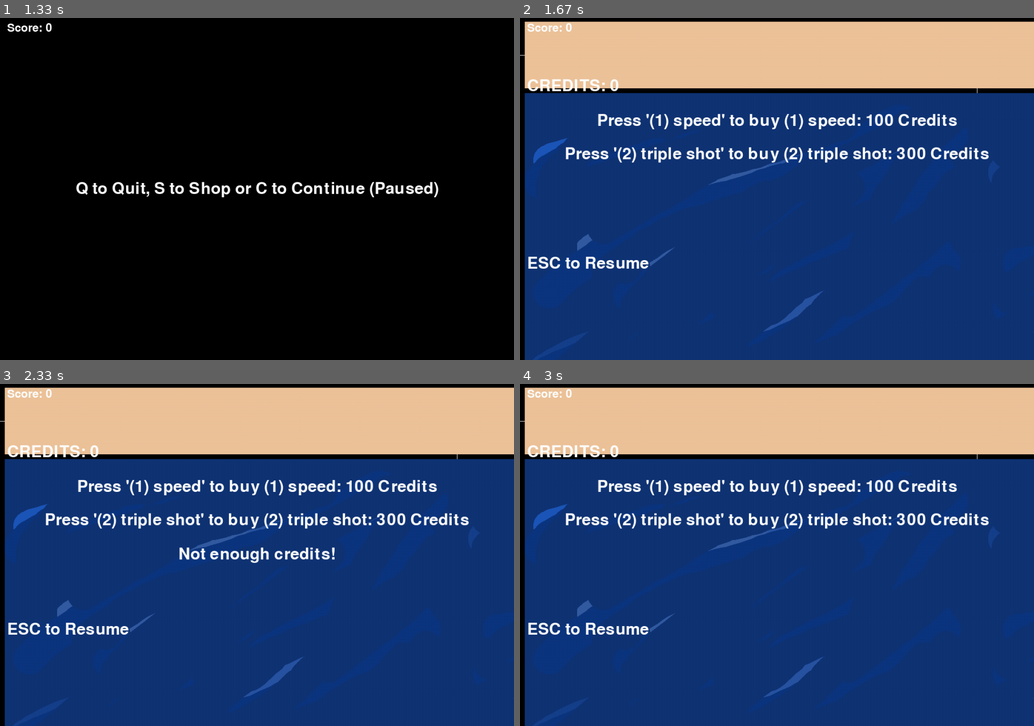
Above: before the commit, frames 1-4 (two rows, left to right).
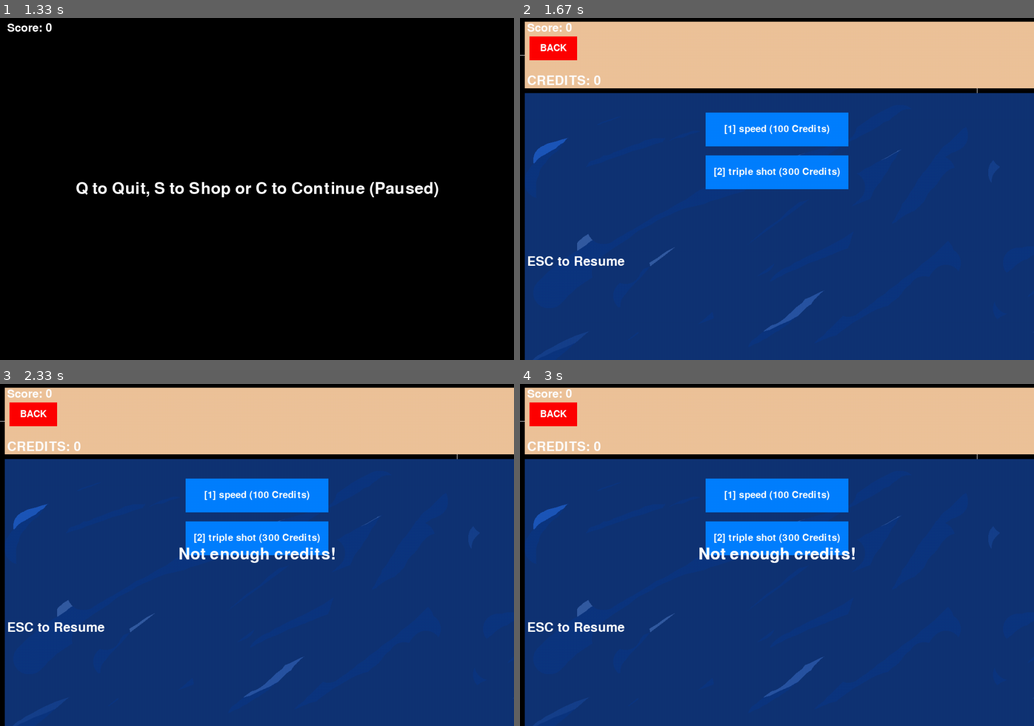
Above: after the commit, the same moments.

Repository: EvoGitH/Pygame-Space-Invader
Game: pygame game, started from Space-Invader-Game.py
Two runs of this game, one before a commit and one after it. Both use one fixed random seed, a clock stepped at 60 frames per second and the inputs below.
Inputs:
- Up to frame 1 (1.33 s): hold Esc 0.33-0.8 s; hold Right 0.33-0.8 s
- Up to frame 2 (1.67 s): tap S at 1.33 s
- Up to frame 3 (2.33 s): tap 1 at 1.67 s
- Up to frame 4 (3 s): no input

Frame 1 is identical in both runs. In frame 2, 9.1% of the frame differs, in the area x 1-92%, y 5-74%; in frame 3, 8.9%; in frame 4, 9.4%.

Commit message:
Update Space-Invader-Game.py
Updated the player shop so now it has BUTTONS, interactive ones, where you can use mouse to clicky click it.

YAAAAAY

meaning I had to expand the shop class functions a bit to hold in those buttons.

Diff:
--- a/Space-Invader-Game.py
+++ b/Space-Invader-Game.py
@@ -142,6 +142,30 @@
     def draw_player(self, screen):
         screen.blit(Assets.player_image, self.player_box)
 
+class Button:
+    def __init__(self, x, y, width=172, height=71, text="Button", color=(0, 0 ,0), hover_color=(255, 255, 255), action=None):
+        self.rect = pygame.Rect(x, y, width, height)
+        self.text = text
+        self.color = color
+        self.hover_color = hover_color
+        self.action = action
+        self.font = pygame.font.Font(None, 30)
+
+    def draw(self, screen):
+
+        current_color = self.hover_color if self.rect.collidepoint(pygame.mouse.get_pos()) else self.color
+        pygame.draw.rect(screen, current_color, self.rect)
+
+        text_surface = self.font.render(self.text, True, (255, 255, 255))
+        text_rect = text_surface.get_rect(center=self.rect.center)
+        screen.blit(text_surface, text_rect)
+
+    def handle_event(self, event):
+        if event.type == pygame.MOUSEBUTTONDOWN and event.button == 1:
+            if self.rect.collidepoint(event.pos):
+                if self.action:
+                    self.action()
+
 class Upgrades:
     """ Will contain the player
     shop inventory, and be updatable
@@ -153,13 +177,13 @@
     """
 
     upgrades = {
-    "(1) speed": {
+    "speed": {
         "cost": 100,
         "effect": lambda player: setattr(player, "speed", player.speed * 2),
         "repeatable": False,
         "purchased": False
     },
-    "(2) triple shot": {
+    "triple shot": {
         "cost": 300,
         "effect": lambda player: setattr(player, "triple_shot_unlocked", True),
         "repeatable": False,
@@ -383,49 +407,88 @@
         self.info = info
         self.active = False
         self.key_map = {
-            pygame.K_1: "(1) speed",
-            pygame.K_2: "(2) triple shot"
+            pygame.K_1: "speed",
+            pygame.K_2: "triple shot"
         }
-
-    def player_shop(self, screen):
-        if not self.active:
-            return
-        font = pygame.font.Font(None, 50)
-        screen.blit(Assets.background_image, (0, 0))
+        self.buttons = []
         y_offset = 200
-
-        for key, upgrade in Upgrades.upgrades.items():
-            display_name = upgrade.get("name", key)
-            text = font.render(
-                f"Press '{key}' to buy {display_name}: {upgrade['cost']} Credits",
-                True, (255, 255, 255)
-            )
-            screen.blit(text, (Info.screenX // 2 - text.get_width() // 2, y_offset))
-            y_offset += 70
-
-        money_text = font.render(f"CREDITS: {self.player.credits}", True, (255, 255, 255))
-        screen.blit(money_text, (15, 127))
-        info_text = font.render("ESC to Resume", True, (255, 255, 255))
-        screen.blit(info_text, (15, 500))
-
-    def buy_upgrade(self, key):
-        if key in self.key_map:
-            upgrade_name = self.key_map[key]
-            upgrade = Upgrades.upgrades[upgrade_name]
-
+        for key, upgrade_name in self.key_map.items():
+                upgrade_info = Upgrades.upgrades[upgrade_name]
+                button_text = f"[{pygame.key.name(key).upper()}] {upgrade_name} ({upgrade_info['cost']} Credits)"
+                self.buttons.append(
+                    Button(
+                        x=Info.screenX // 2 - 150,
+                        y=y_offset,
+                        width=300,
+                        height=71,
+                        text=button_text,
+                        color=(0,128,255),
+                        hover_color=(0,200,255),
+                        action=lambda n=upgrade_name: self.buy_upgrade_by_name(n)
+                    )
+                )
+                y_offset += 90
+        self.back_button = Button(
+            x=20,
+            y=40,
+            width=100,
+            height=50,
+            text="BACK",
+            color=(255,0,0),
+            hover_color=(255,100,100),
+            action=self.close_shop
+        )
+
+    def buy_upgrade_by_name(self, upgrade_name):
+        upgrade = Upgrades.upgrades[upgrade_name]
         # Check if already bought and non-repeatable
         if not upgrade.get("repeatable", False) and upgrade.get("purchased", False):
-            self.info.show_message(f"{upgrade_name} already purchased!", duration=1200)
+            self.info.show_message(f"{upgrade_name} already purchased!", duration=1000)
             return
-
         if self.player.credits >= upgrade["cost"]:
             self.player.credits -= upgrade["cost"]
             upgrade["effect"](self.player)
             if not upgrade.get("repeatable", False):
                 upgrade["purchased"] = True
-            self.info.show_message(f"{upgrade_name} purchased successfully! Current credits: {self.player.credits}", duration=1200)
+            self.info.show_message(f"{upgrade_name} purchased successfully! Current credits: {self.player.credits}", duration=1000)
         else:
-            self.info.show_message("Not enough credits!", duration=1200)
+            self.info.show_message("Not enough credits!", duration=1000)
+
+    def buy_upgrade_by_key(self, key):
+        if key in self.key_map:
+            upgrade_name = self.key_map[key]
+            self.buy_upgrade_by_name(upgrade_name)
+
+    def draw(self, screen):
+        if not self.active:
+            return
+        screen.blit(Assets.background_image, (0, 0))
+
+        for button in self.buttons:
+            button.draw(screen)
+
+        self.back_button.draw(screen)
+        font = pygame.font.Font(None, 40)
+        money_text = font.render(f"CREDITS: {self.player.credits}", True, (255, 255, 255))
+        screen.blit(money_text, (15, 120))
+        info_text = font.render("ESC to Resume", True, (255, 255, 255))
+        screen.blit(info_text, (15, 500))
+
+    def handle_event(self, event):
+        if not self.active:
+            return
+        for button in self.buttons:
+            button.handle_event(event)
+
+        self.back_button.handle_event(event)
+
+        if event.type == pygame.KEYDOWN:
+            self.buy_upgrade_by_key(event.key)
+            if event.key == pygame.K_ESCAPE:
+                self.active = False
+
+    def close_shop(self):
+        self.active = False
 
 class Animations:
     """Will contain basic code for
@@ -519,7 +582,7 @@
                     Exiting.quit_game()
 
                 elif self.shop.active:
-                    self.shop.buy_upgrade(event.key)
+                    self.shop.buy_upgrade_by_key(event.key)
 
 screen = pygame.display.set_mode((Info.screenX, Info.screenY))
 
@@ -536,6 +599,7 @@
 move = Movement(enemy, player, info)
 shop = Shop(player, info)
 inputs = Inputs(player, shop, info)
+button = Button(172, 71)
 
 while True:
     events = pygame.event.get()
@@ -543,6 +607,9 @@
         if e.type == pygame.QUIT:
             Exiting.quit_game()
 
+        if shop.active:
+            shop.handle_event(e)
+
     inputs.keyboard_inputs(events)
 
     info.dt = info.clock.tick(60) / 1000
@@ -552,12 +619,11 @@
 
     if info.game_state == "Paused":
         info.pause_screen("Q to Quit, S to Shop or C to Continue (Paused)")
-        shop.player_shop(screen)
+        shop.draw(screen)
 
     elif info.game_state == "WaveCleared":
         info.pause_screen("Q to Quit, S to Shop or C to Continue (Wave Cleared)")
-        shop.player_shop(screen)
-
+        shop.draw(screen)
     elif info.game_state == "Playing":
 
         player.player_movement()
@@ -580,7 +646,7 @@
             info.game_state = "WaveCleared"
 
     if shop.active:
-        shop.player_shop(screen)
+        shop.draw(screen)
 
     animated.screen_text(screen)
     pygame.display.flip()
